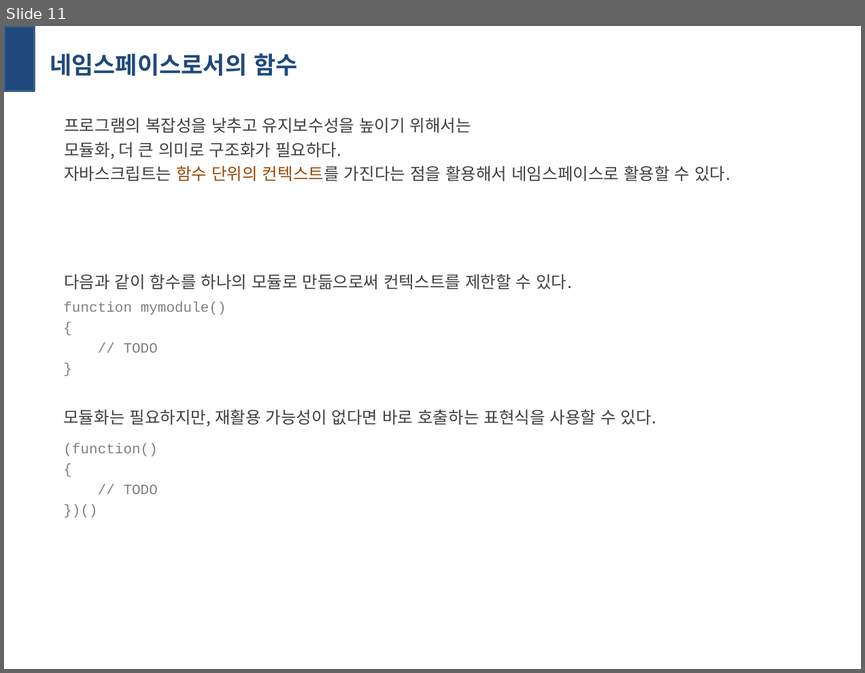
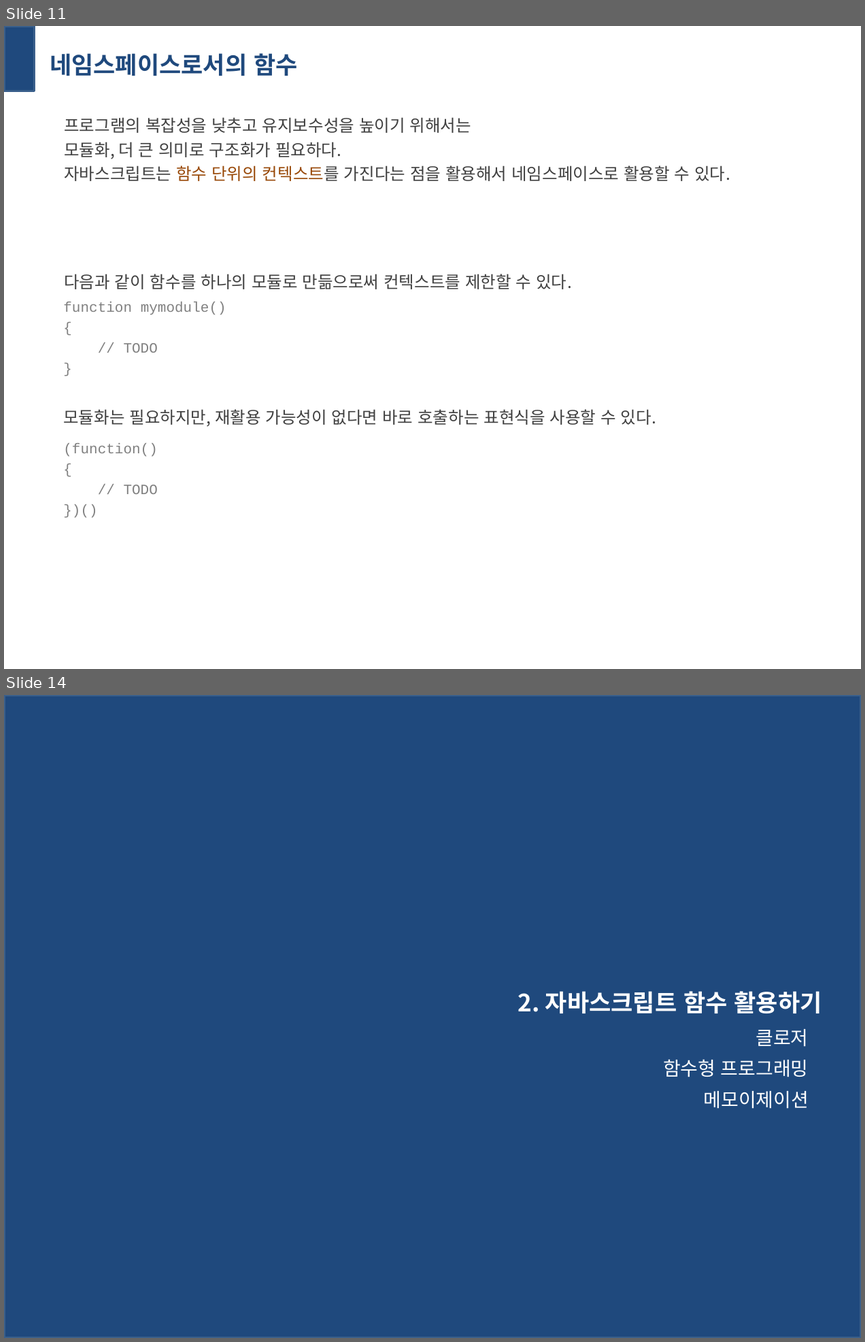
Before and after one commit to primrose201/studyspace, a slide deck: Javascript_Perfect_Guide/week05_c08.pptx. Shown one above the other, each under a label of ours: slide 11 before the commit, slides 11 and 14 after it; the slides between them are not shown. The pictures are 865x673 and 865x1342 pixels, drawn with LibreOffice and Linux fonts; fonts in the diff are those of the drawing. Boxes give left, top, right and bottom in pixels: in the first picture for what was removed or moved away, otherwise in the second. Text is boxed around its words. In the diff, an @@ line names an element or a change of style, - is before the commit and + after.

```diff
--- a/Javascript_Perfect_Guide/week05_c08.pptx
+++ b/Javascript_Perfect_Guide/week05_c08.pptx
@@ slide 14 added at (4,695,861,1338), background #FFFFFF @@
@@ rectangle added at (4,695,861,1338), fill #1F497D, outline #3A5F8C 2 pt @@
@@ title added at (518,991,822,1013), 20 pt, text #FFFFFF, bold @@
+2. 자바스크립트 함수 활용하기
@@ text added at (755,1029,808,1047), 16 pt, text #FFFFFF @@
+클로저
@@ text added at (663,1059,808,1077), 16 pt, text #FFFFFF @@
+함수형 프로그래밍
@@ text added at (704,1091,808,1108), 16 pt, text #FFFFFF @@
+메모이제이션
```
Also in this commit, not shown: 2 slides changed, 3 other slides added.
